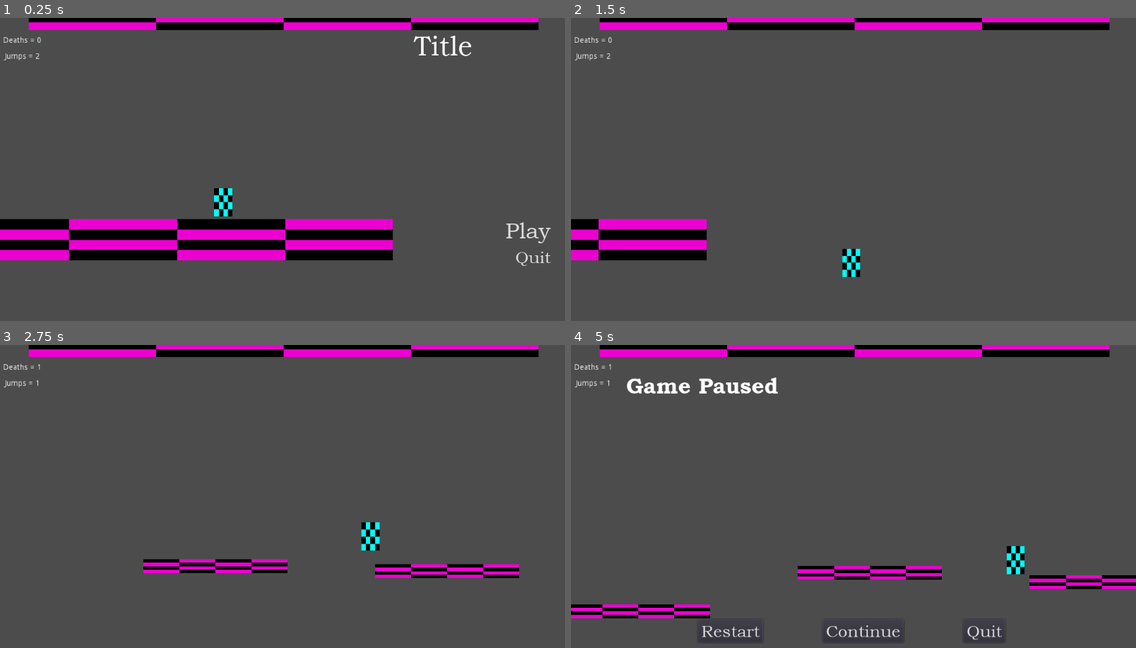
Above: before the commit, frames 1-4 (two rows, left to right).
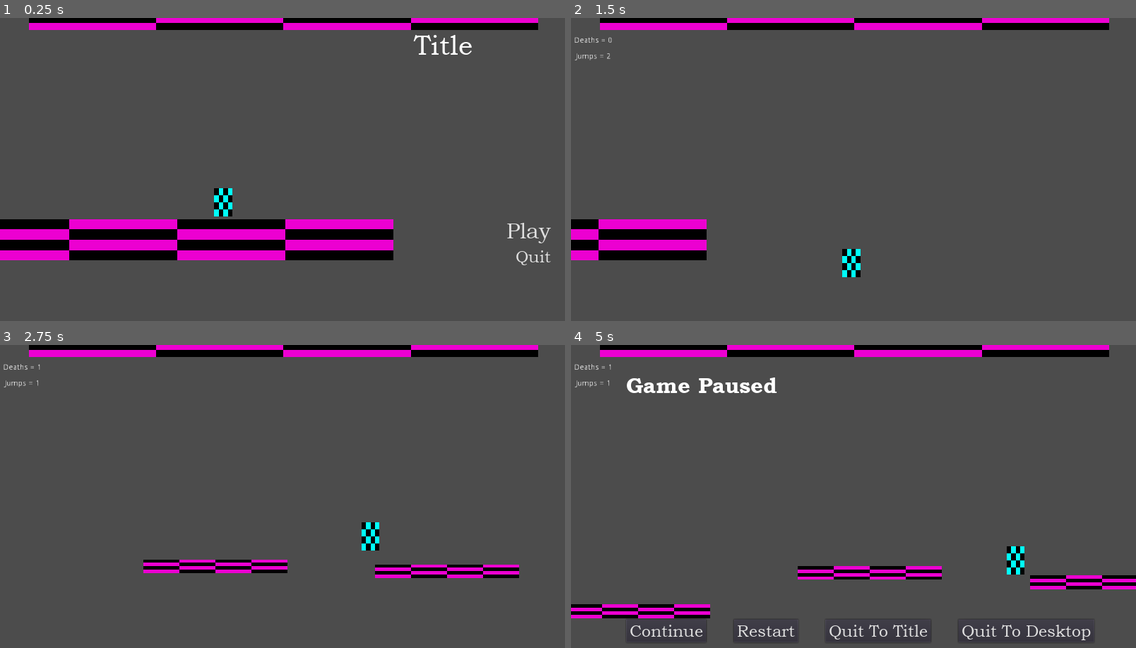
Above: after the commit, the same moments.

Repository: mxd1760/Marc-2
Game: Godot game, scene res://Title Screen.tscn
Two runs of this game, one before a commit and one after it. Both use one fixed random seed, a clock stepped at 60 frames per second and the inputs below.
Inputs:
- Up to frame 1 (0.25 s): no input
- Up to frame 2 (1.5 s): click "Play" at 0.5 s; hold Right (ui_right) from 1.28 s (still down); tap Space (grapple) at 1.35 s
- Up to frame 3 (2.75 s): keep holding Right (ui_right); tap Up (ui_up) at 1.52, 2.27 s; tap Space (grapple) at 2.1 s
- Up to frame 4 (5 s): release Right (ui_right) at 2.78 s; hold Left (ui_left) 2.78-3.53 s; tap Space (grapple) at 2.85, 3.6, 4.35 s; hold Right (ui_right) from 3.53 s (still down); tap Up (ui_up) at 3.77, 4.52 s; tap Escape (pause) at 4.9 s

The runs differ from the first frame. In frame 1, 1.3% of the frame differs, in the area x 0-98%, y 0-82%; in frame 2, 0.5%; in frame 3, 0.7%; in frame 4, 2.2%, in the area x 0-100%, y 0-98%.

Commit message:
did a bit of polishing before merging to main

Diff:
--- a/Pause Menu.tscn
+++ b/Pause Menu.tscn
@@ -24,50 +24,55 @@
 [node name="VBoxContainer" type="VBoxContainer" parent="."]
 margin_left = 100.0
 margin_top = 50.0
-margin_right = 924.0
+margin_right = 1294.0
 margin_bottom = 550.0
 custom_constants/separation = 400
 
 [node name="Label" type="Label" parent="VBoxContainer"]
-margin_right = 824.0
+margin_right = 1194.0
 margin_bottom = 48.0
 custom_fonts/font = SubResource( 1 )
 text = "Game Paused"
 
 [node name="MarginContainer" type="MarginContainer" parent="VBoxContainer"]
 margin_top = 448.0
-margin_right = 824.0
+margin_right = 1194.0
 margin_bottom = 490.0
 custom_constants/margin_right = 130
-custom_constants/margin_left = 130
+custom_constants/margin_left = 0
 
 [node name="HBoxContainer" type="HBoxContainer" parent="VBoxContainer/MarginContainer"]
-margin_left = 130.0
-margin_right = 694.0
+margin_right = 1064.0
 margin_bottom = 42.0
-custom_constants/separation = 108
-alignment = 1
+custom_constants/separation = 50
+
+[node name="Continue Button" type="Button" parent="VBoxContainer/MarginContainer/HBoxContainer"]
+margin_right = 147.0
+margin_bottom = 42.0
+custom_fonts/font = ExtResource( 2 )
+text = "Continue"
 
 [node name="Restart Button" type="Button" parent="VBoxContainer/MarginContainer/HBoxContainer"]
-margin_left = 3.0
-margin_right = 121.0
+margin_left = 197.0
+margin_right = 315.0
 margin_bottom = 42.0
 custom_fonts/font = ExtResource( 2 )
 text = "Restart"
 
-[node name="Continue Button" type="Button" parent="VBoxContainer/MarginContainer/HBoxContainer"]
-margin_left = 229.0
-margin_right = 376.0
+[node name="Quit to Title Button" type="Button" parent="VBoxContainer/MarginContainer/HBoxContainer"]
+margin_left = 365.0
+margin_right = 561.0
 margin_bottom = 42.0
 custom_fonts/font = ExtResource( 2 )
-text = "Continue"
+text = "Quit To Title"
 
-[node name="Quit Button" type="Button" parent="VBoxContainer/MarginContainer/HBoxContainer"]
-margin_left = 484.0
-margin_right = 560.0
+[node name="Quit to Desktop Button" type="Button" parent="VBoxContainer/MarginContainer/HBoxContainer"]
+margin_left = 611.0
+margin_right = 865.0
 margin_bottom = 42.0
 custom_fonts/font = ExtResource( 2 )
-text = "Quit"
+text = "Quit To Desktop"
+[connection signal="pressed" from="VBoxContainer/MarginContainer/HBoxContainer/Continue Button" to="." method="_on_Continue_Button_pressed"]
 [connection signal="pressed" from="VBoxContainer/MarginContainer/HBoxContainer/Restart Button" to="." method="_on_Restart_Button_pressed"]
-[connection signal="pressed" from="VBoxContainer/MarginContainer/HBoxContainer/Continue Button" to="." method="_on_Continue_Button_pressed"]
-[connection signal="pressed" from="VBoxContainer/MarginContainer/HBoxContainer/Quit Button" to="." method="_on_Quit_Button_pressed"]
+[connection signal="pressed" from="VBoxContainer/MarginContainer/HBoxContainer/Quit to Title Button" to="." method="_on_Quit_to_Title_Button_pressed"]
+[connection signal="pressed" from="VBoxContainer/MarginContainer/HBoxContainer/Quit to Desktop Button" to="." method="_on_Quit_Button_pressed"]
--- a/project.godot
+++ b/project.godot
@@ -19,6 +19,11 @@
 run/main_scene="res://Title Screen.tscn"
 config/icon="res://icon.png"
 
+[display]
+
+window/stretch/mode="2d"
+window/stretch/aspect="keep"
+
 [input]
 
 grapple={
--- a/scripts/Pause Menu.gd
+++ b/scripts/Pause Menu.gd
@@ -30,3 +30,8 @@
 func _on_Restart_Button_pressed():
 	get_tree().change_scene("res://Game Scene.tscn")
 	pass # Replace with function body.
+
+
+func _on_Quit_to_Title_Button_pressed():
+	get_tree().change_scene("res://Title Screen.tscn")
+	pass # Replace with function body.
--- a/scripts/Player.gd
+++ b/scripts/Player.gd
@@ -145,8 +145,12 @@
 	jumps = STORED_JUMPS
 
 func display_labels():
-	$Deaths.text = "Deaths = " + str(deaths)
-	$Jumps.text = "Jumps = " + str(jumps)
+	if demo:
+		$Deaths.hide()
+		$Jumps.hide()
+	else:
+		$Deaths.text = "Deaths = " + str(deaths)
+		$Jumps.text = "Jumps = " + str(jumps)
 
 func reset_grapple():
 	grappling = false
